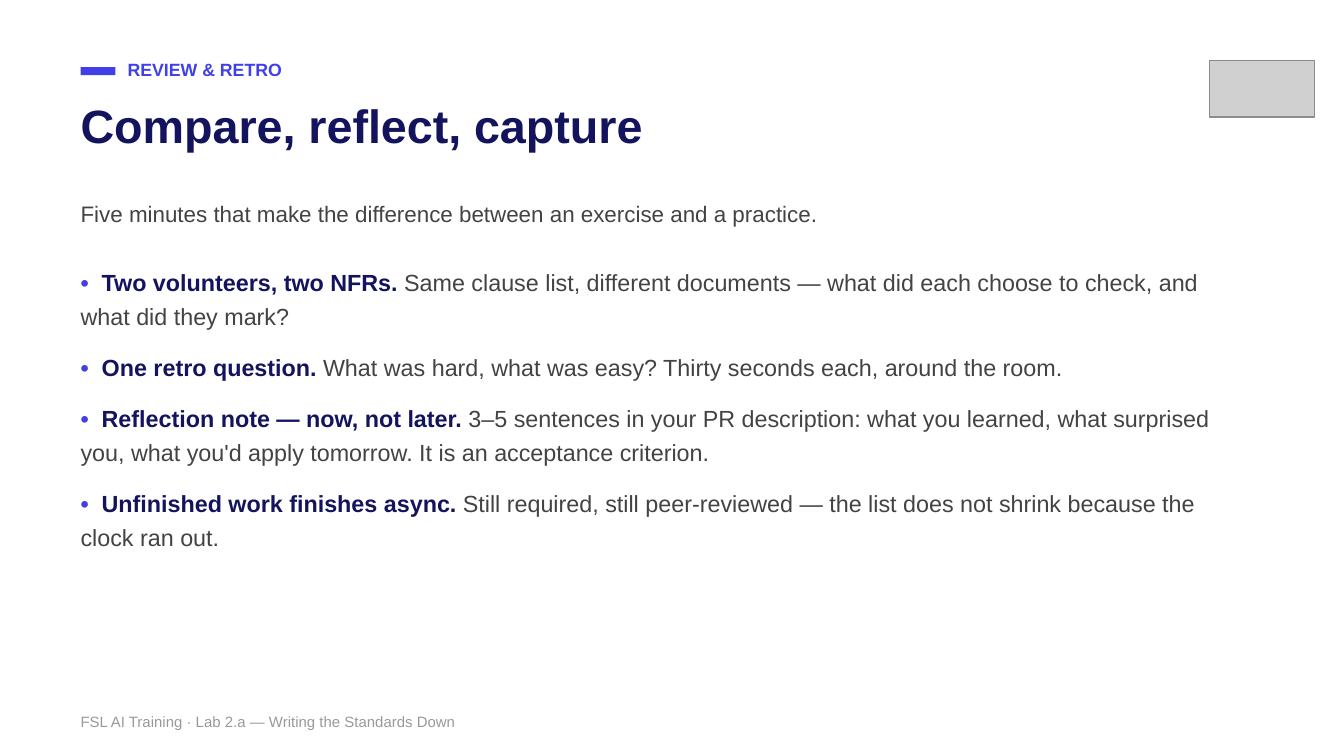
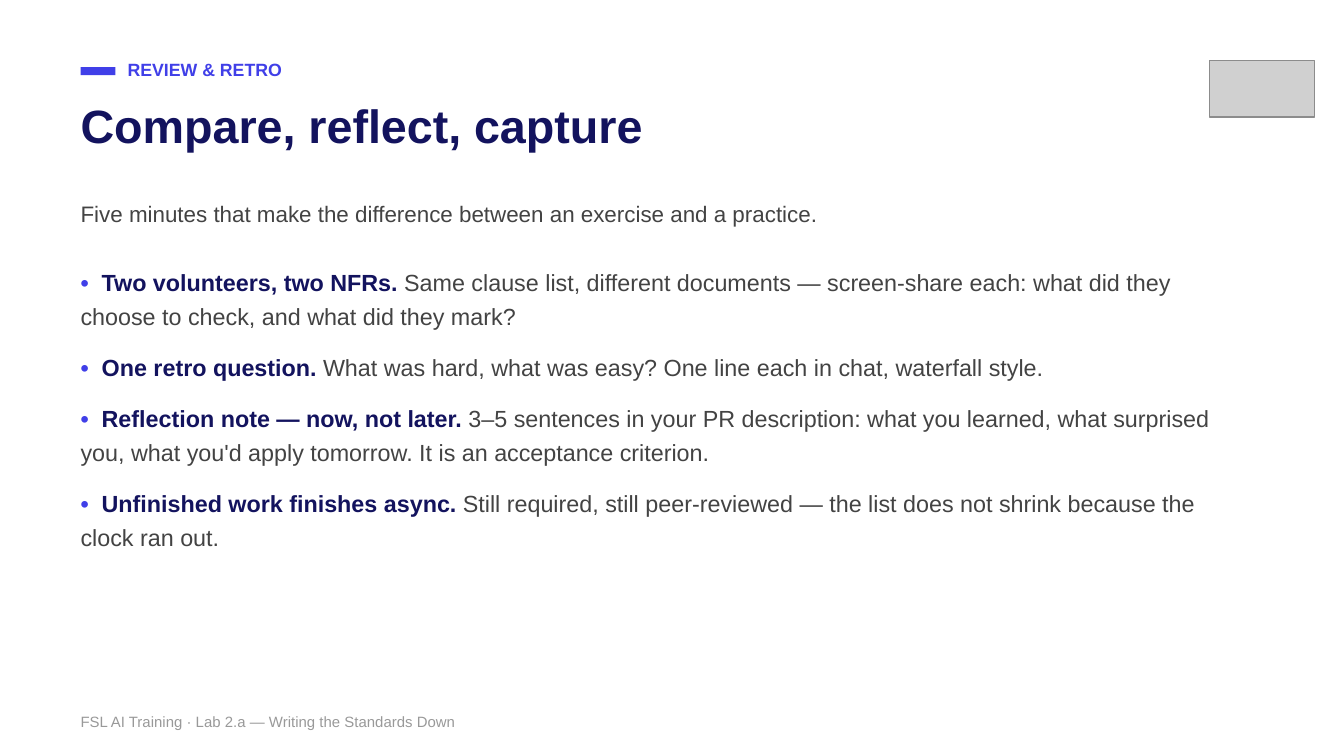
Before and after one commit to mike-tajmajer-fullstacklabs/fsl-taskboard-lab, a slide deck: slide 29 of docs/instructor/lab-2a-writing-the-standards-down.pptx. Drawn at 1344x756 pixels with LibreOffice and Linux fonts; fonts in the diff are those of the drawing; grey boxes stand for pictures. Boxes give left, top, right and bottom in pixels: in the first picture for what was removed or moved away, otherwise in the second. Text is boxed around its words. In the diff, an @@ line names an element or a change of style, - is before the commit and + after.

```diff
--- a/docs/instructor/lab-2a-writing-the-standards-down.pptx
+++ b/docs/instructor/lab-2a-writing-the-standards-down.pptx
@@ text at box(81, 274, 1170, 381): text changed @@
-• Two volunteers, two NFRs. Same clause list, different documents — what did each choose to check, and what did they mark?
-• One retro question. What was hard, what was easy? Thirty seconds each, around the room.
+• Two volunteers, two NFRs. Same clause list, different documents — screen-share each: what did they choose to check, and what did they mark?
+• One retro question. What was hard, what was easy? One line each in chat, waterfall style.
```
Also in this commit, not shown: 1 other slide changed, 10 other files.
